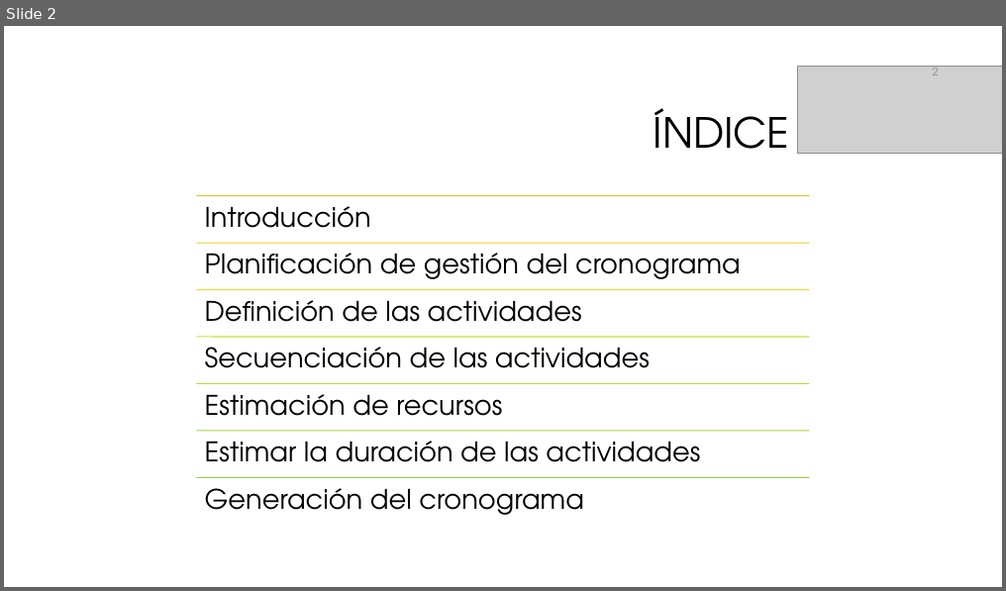
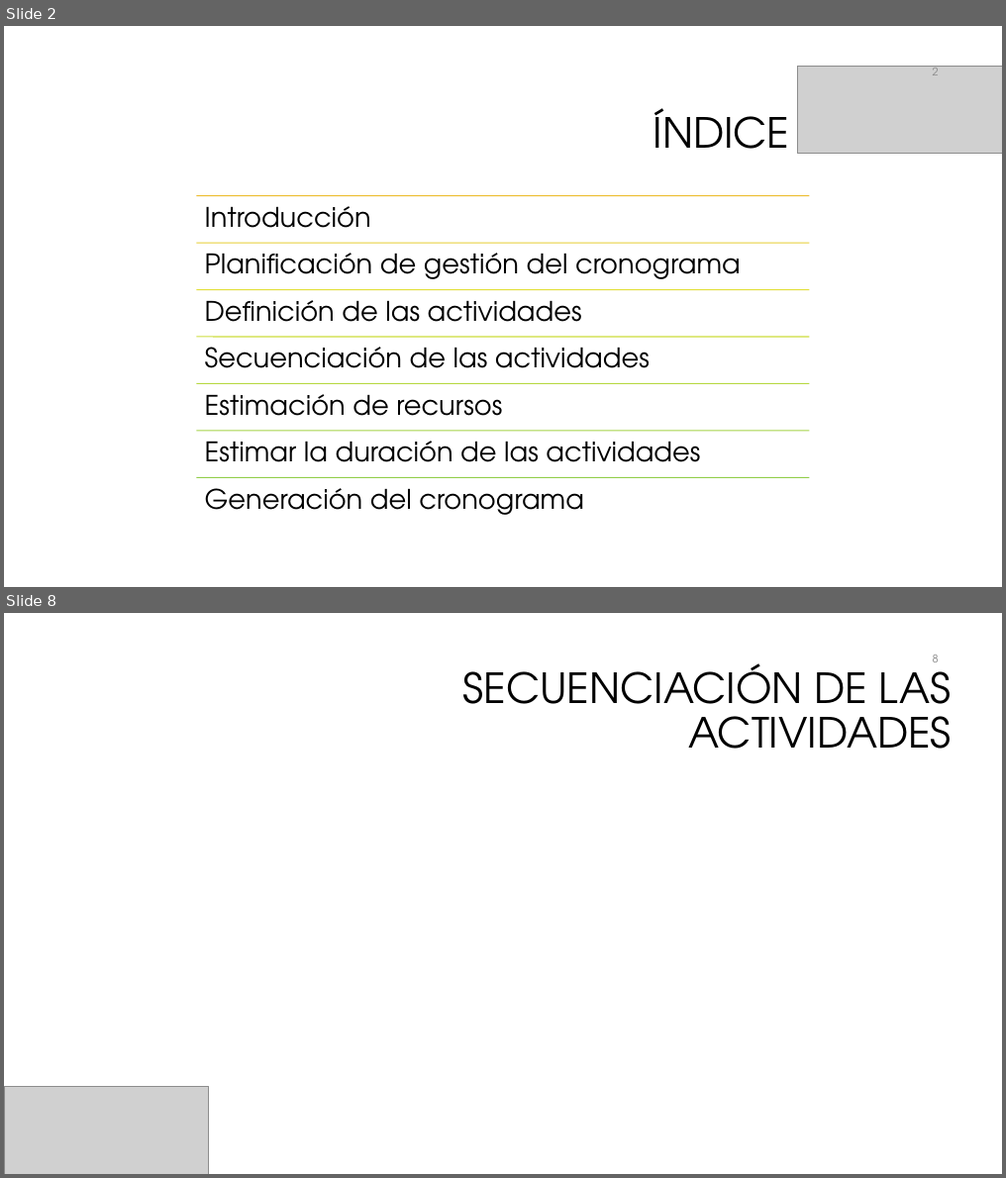
Before and after one commit to galledohm/Gestion_Proyectos, a slide deck: Documentos_generados/2.Gestion del tiempo/Presentación2.pptx. Shown one above the other, each under a label of ours: slide 2 before the commit, slides 2 and 8 after it; the slides between them are not shown. The pictures are 1006x591 and 1006x1178 pixels, drawn with LibreOffice and Linux fonts; fonts in the diff are those of the drawing; grey boxes stand for pictures; background and template pictures are left out. Boxes give left, top, right and bottom in pixels: in the first picture for what was removed or moved away, otherwise in the second. Text is boxed around its words. In the diff, an @@ line names an element or a change of style, - is before the commit and + after.

```diff
--- a/Documentos_generados/2.Gestion del tiempo/Presentación2.pptx
+++ b/Documentos_generados/2.Gestion del tiempo/Presentación2.pptx
@@ slide 8 added at (x1=4, y1=613, x2=1002, y2=1174), background #FFFFFF @@
@@ title added at (x1=463, y1=660, x2=951, y2=749), 40 pt, text #000000 @@
+SECUENCIACIÓN DE LAS ACTIVIDADES
@@ page number added at (x1=933, y1=655, x2=939, y2=663), 10.5 pt, text #8C8C8C @@
+8
@@ picture added at (x1=4, y1=1087, x2=209, y2=1174) @@
```
Also in this commit, not shown: 7 other slides added, 1 slide removed.
